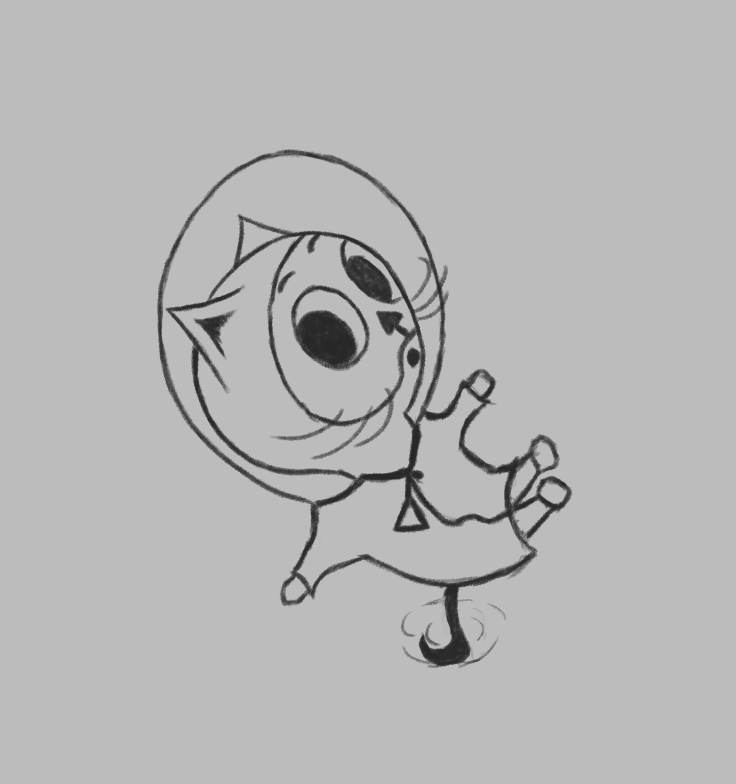
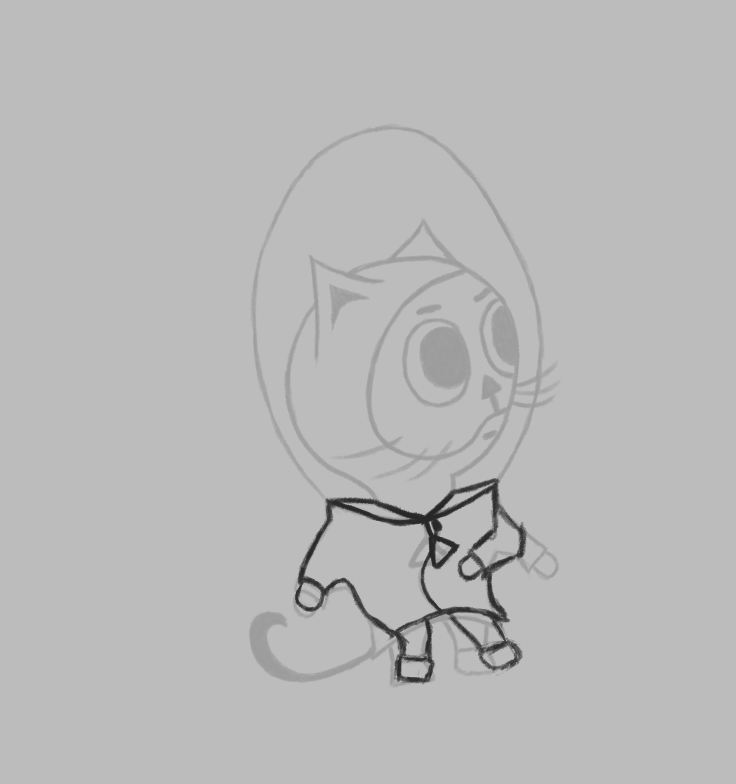
Revision of a layered 736 × 784 image; what changed, layer by layer:
hid group "Swimming" (5 layers) over [156, 139, 573, 682]
added layer "Layer 20" above "Idle copy 2" over [293, 477, 528, 685]
added layer "Idle copy 2" (21%) above "Idle" over [248, 123, 565, 688]
